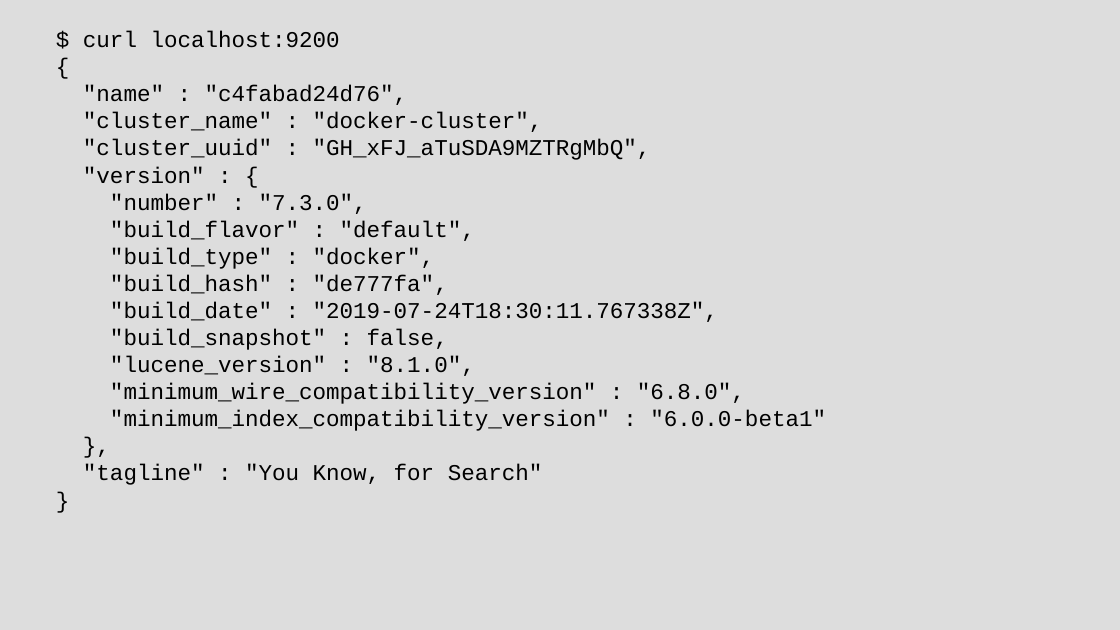
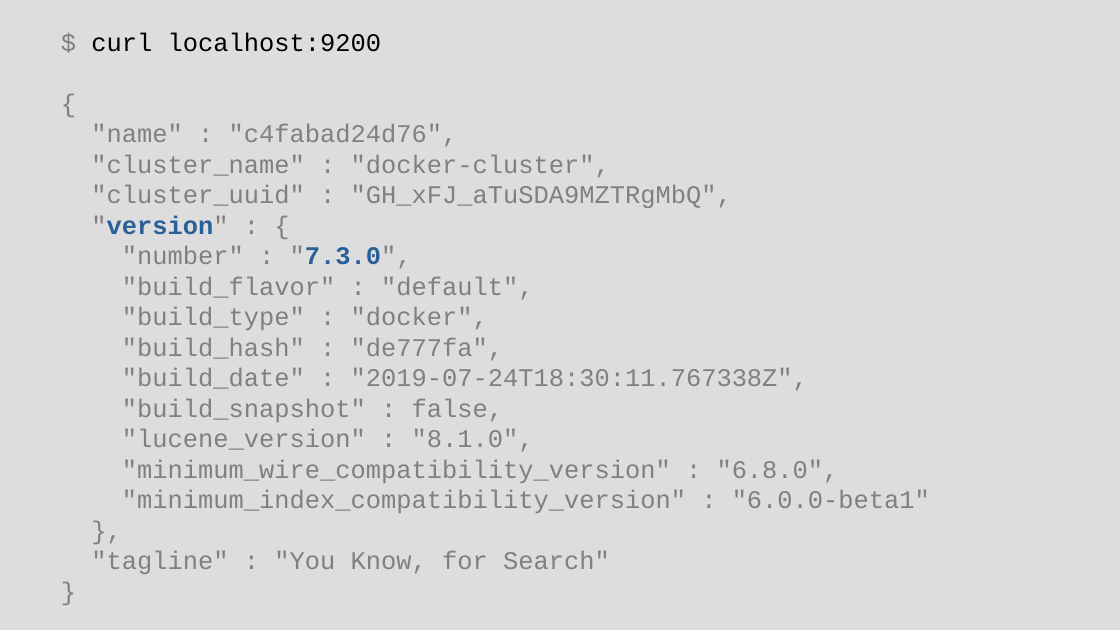
Before and after one commit to chriscressman/architecting-a-search-feature, a slide deck: slide 16 of presentation.odp (slide 29 before the commit). Drawn at 1120x630 pixels with LibreOffice and Linux fonts; fonts in the diff are those of the drawing. Boxes give left, top, right and bottom in pixels: in the first picture for what was removed or moved away, otherwise in the second. Text is boxed around its words. In the diff, an @@ line names an element or a change of style, - is before the commit and + after.

```diff
--- a/presentation.odp
+++ b/presentation.odp
@@ subtitle "$ curl localhost:9200": place and size @@
-subtitle "$ curl localhost:9200" at (83, 31, 826, 485)
+subtitle "$ curl localhost:9200" at (91, 32, 930, 574)
@@ subtitle "$ curl localhost:9200" at (91, 32, 930, 574): size 16 to 18 pt, text colour #000000 to #808080; text colour #000000 to #2A6099, bold on in ""version"", ""7.3.0"," @@
```
Also in this commit, not shown: 19 other slides changed, 16 slides added, 13 slides removed.
